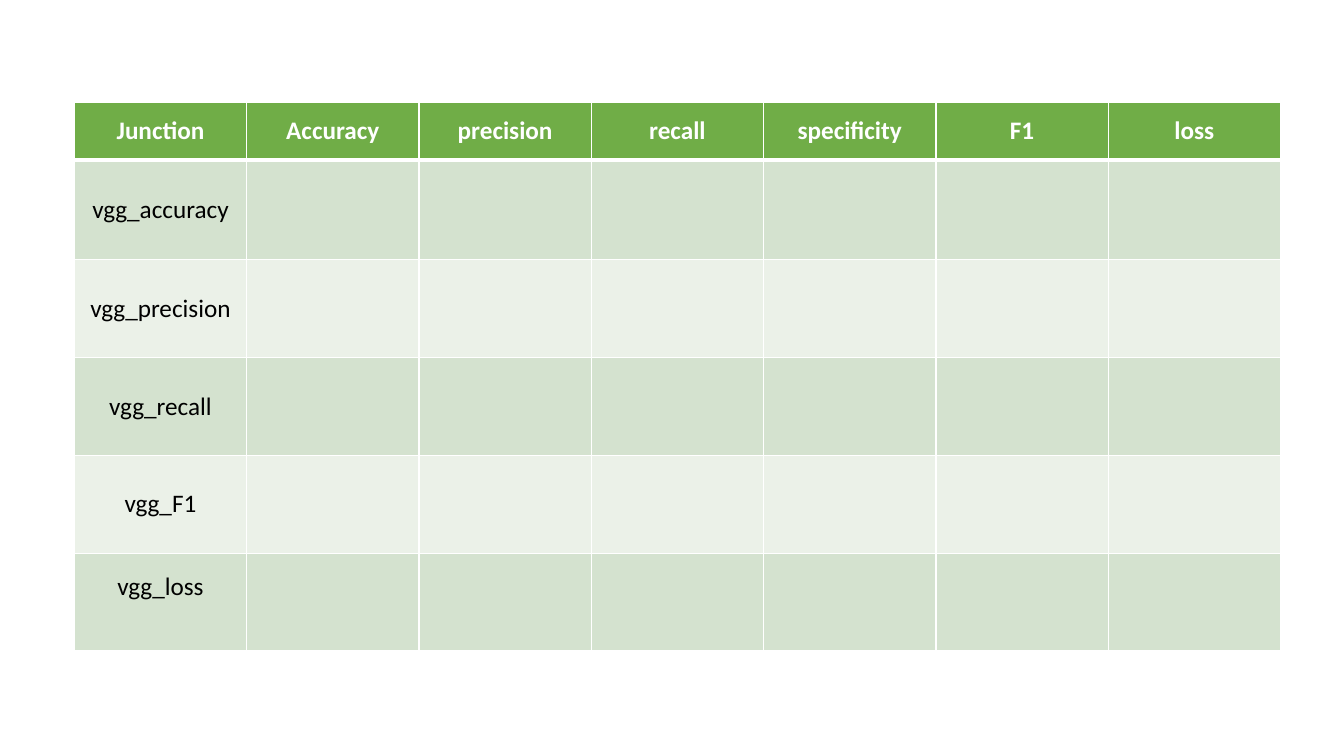
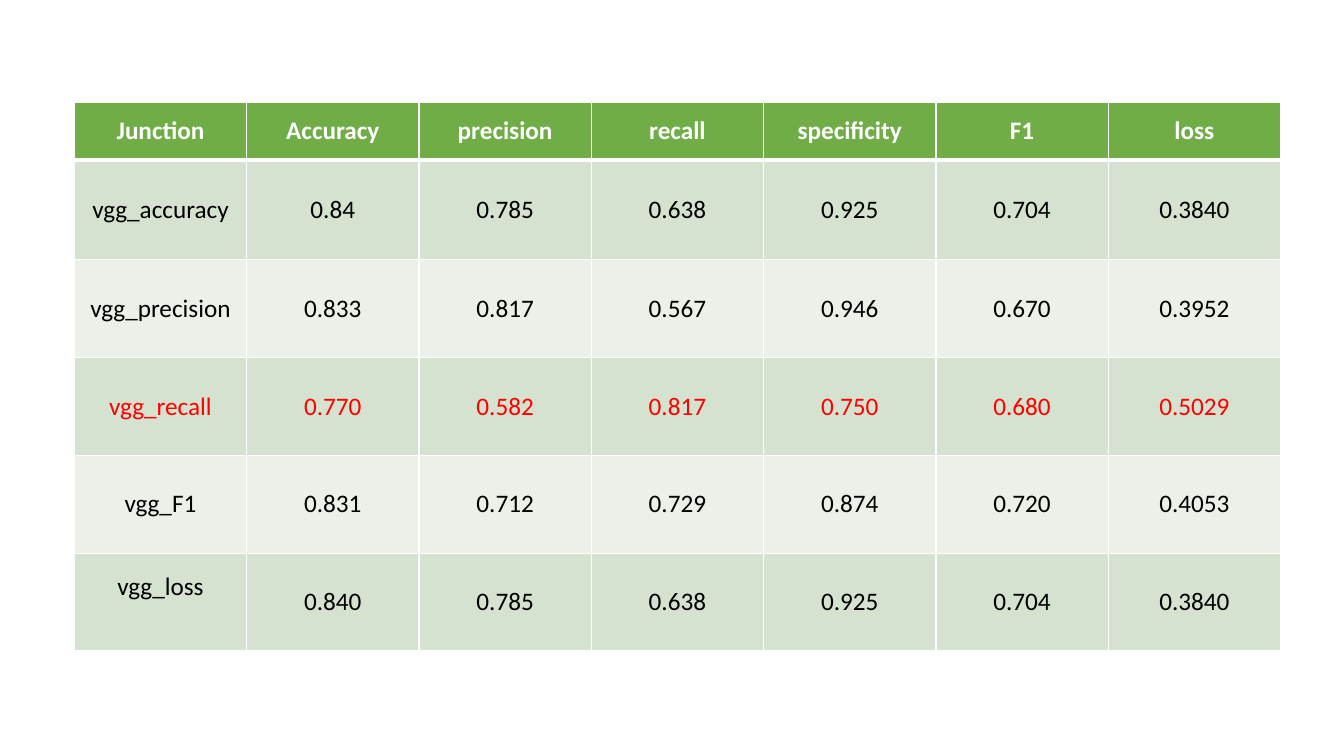
Before and after one commit to ZhouMengjie/bsd-cnn-network, a slide deck: slide 80 of BSD_Figures.pptx. Drawn at 1344x756 pixels with LibreOffice and Linux fonts; fonts in the diff are those of the drawing. Boxes give left, top, right and bottom in pixels: in the first picture for what was removed or moved away, otherwise in the second. Text is boxed around its words. In the diff, an @@ line names an element or a change of style, - is before the commit and + after.

```diff
--- a/BSD_Figures.pptx
+++ b/BSD_Figures.pptx
@@ table at (75, 103, 1281, 651) @@
-row 2: vgg_accuracy |  |  |  |  |  | 
+row 2: vgg_accuracy | 0.84 | 0.785 | 0.638 | 0.925 | 0.704 | 0.3840
-row 3: vgg_precision |  |  |  |  |  | 
+row 3: vgg_precision | 0.833 | 0.817 | 0.567 | 0.946 | 0.670 | 0.3952
-row 4: vgg_recall |  |  |  |  |  | 
+row 4: vgg_recall | 0.770 | 0.582 | 0.817 | 0.750 | 0.680 | 0.5029
-row 5: vgg_F1 |  |  |  |  |  | 
+row 5: vgg_F1 | 0.831 | 0.712 | 0.729 | 0.874 | 0.720 | 0.4053
-row 6: vgg_loss |  |  |  |  |  | 
+row 6: vgg_loss | 0.840 | 0.785 | 0.638 | 0.925 | 0.704 | 0.3840
@@ text colour #000000 to #FF0000 in "vgg_recall" @@
```
Also in this commit, not shown: 1 other file.
